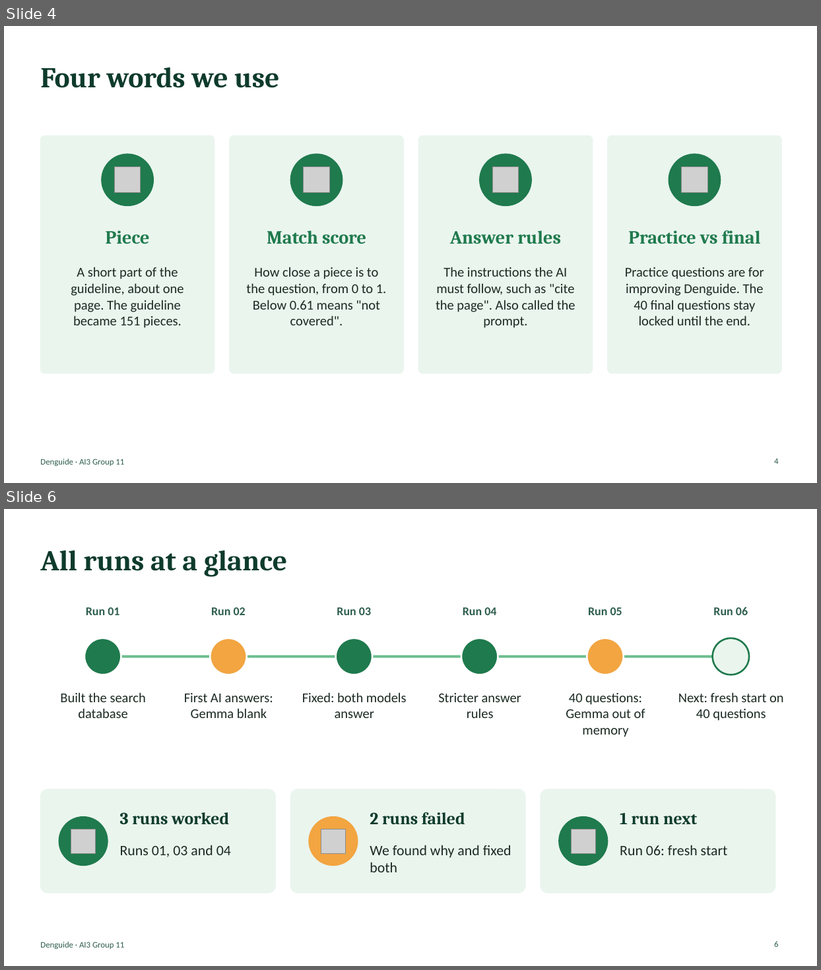
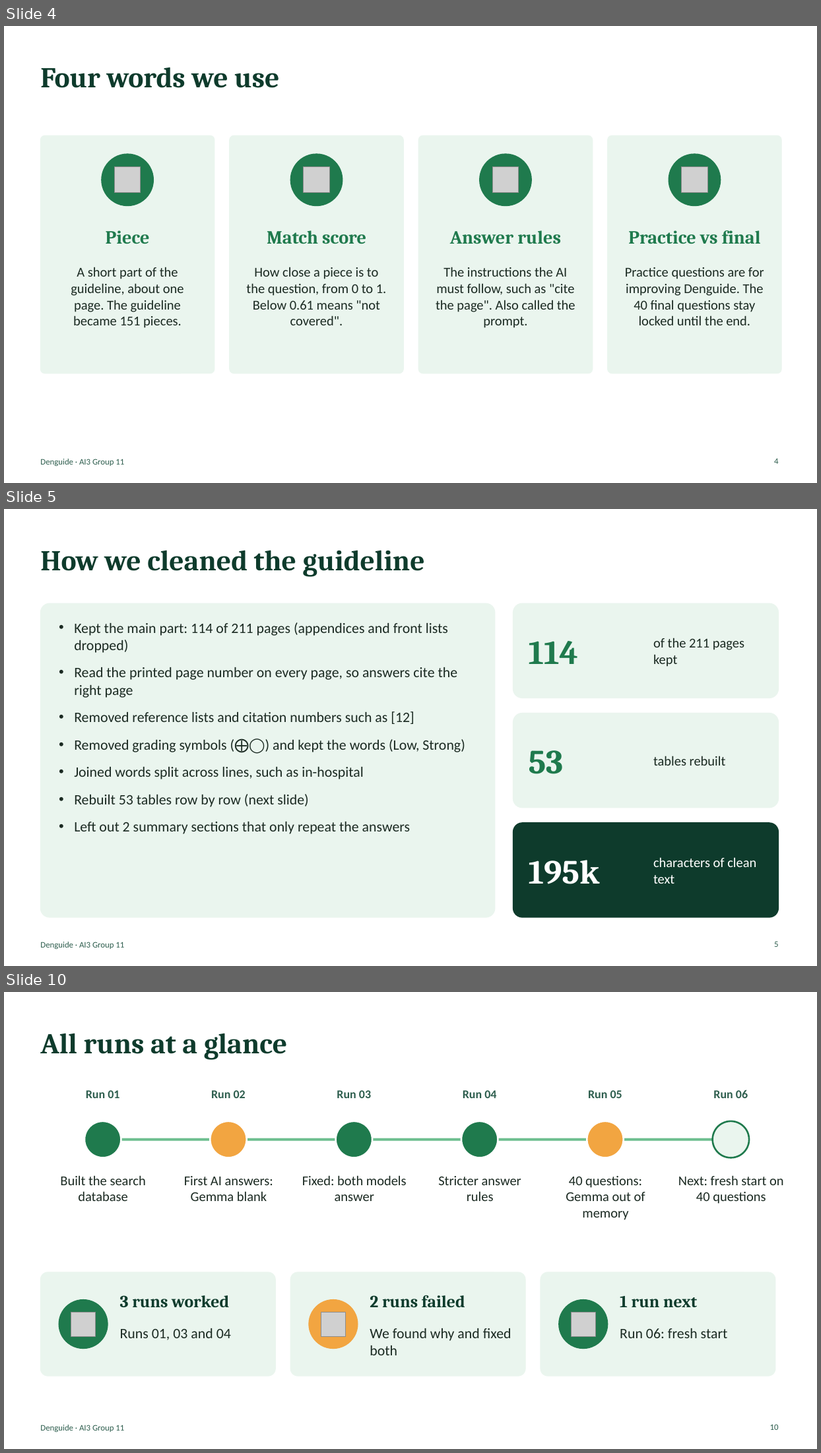
Before and after one commit to IBANNN/denguide, a slide deck: docs/Denguide_Progress_Deck_Check2.pptx. Shown one above the other, each under a label of ours: slides 4 and 6 before the commit, slides 4, 5 and 10 after it; the slides between them are not shown. The pictures are 821x970 and 821x1453 pixels, drawn with LibreOffice and Linux fonts; fonts in the diff are those of the drawing; grey boxes stand for pictures. Boxes give left, top, right and bottom in pixels: in the first picture for what was removed or moved away, otherwise in the second. Text is boxed around its words. In the diff, an @@ line names an element or a change of style, - is before the commit and + after.

Commit message:
Progress deck: cleaning, pieces, metrics and sample-run slides; log issue I-14

```diff
--- a/docs/Denguide_Progress_Deck_Check2.pptx
+++ b/docs/Denguide_Progress_Deck_Check2.pptx
@@ slide 5 added at [4, 509, 817, 966], background #FFFFFF; not listed: 1 template element that a slide beside it also shows @@
@@ text added at [40, 550, 425, 577], 34 pt, text #0E3B2C, bold @@
+How we cleaned the guideline
@@ rounded rectangle added at [40, 603, 495, 918], fill #EAF5EE, outline #EAF5EE 1 pt @@
@@ rounded rectangle added at [514, 603, 779, 698], fill #EAF5EE, outline #EAF5EE 1 pt @@
@@ text added at [74, 623, 465, 834], 17 pt, text #1B2A22 @@
+• Kept the main part: 114 of 211 pages (appendices and front lists dropped)
+• Read the printed page number on every page, so answers cite the right page
+• Removed reference lists and citation numbers such as [12]
+• Removed grading symbols (⨁◯) and kept the words (Low, Strong)
+• Joined words split across lines, such as in-hospital
+• Rebuilt 53 tables row by row (next slide)
+• Left out 2 summary sections that only repeat the answers
@@ text added at [529, 641, 578, 664], 40 pt, text #1F7A4D, bold @@
+114
@@ text added at [653, 638, 745, 667], 16 pt, text #1B2A22 @@
+of the 211 pages kept
@@ rounded rectangle added at [514, 714, 779, 808], fill #EAF5EE, outline #EAF5EE 1 pt @@
@@ text added at [529, 751, 564, 774], 40 pt, text #1F7A4D, bold @@
+53
@@ text added at [653, 756, 726, 766], 16 pt, text #1B2A22 @@
+tables rebuilt
@@ rounded rectangle added at [514, 823, 779, 918], fill #0E3B2C, outline #0E3B2C 1 pt @@
@@ text added at [529, 860, 600, 885], 40 pt, text #FFFFFF, bold @@
+195k
@@ text added at [653, 857, 756, 884], 16 pt, text #FFFFFF @@
+characters of clean text
@@ page number added at [774, 941, 778, 947], 10 pt, text #2E5E4E @@
+5
@@ what was slide 6 is now slide 10 @@
@@ page number at [770, 1424, 779, 1430]: text changed @@
-6
+10
```
Also in this commit, not shown: 1 slide changed, 6 other slides added, 1 other file.
